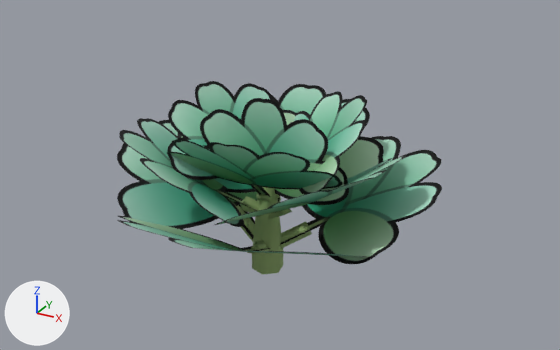
A saved change to the glTF model reference/crops/palecress.gltf.
One viewpoint serves both versions: a 50 mm camera at (0.423, -0.738, 0.479) aimed at (0.015, 0.005, 0.107). Arrows for +X, +Y and +Z are at lower left; the lights stay in place. The first picture is the older version. Vertices at exactly the same position are counted once.

Objects in the first picture: 'bark', 'leaves'.
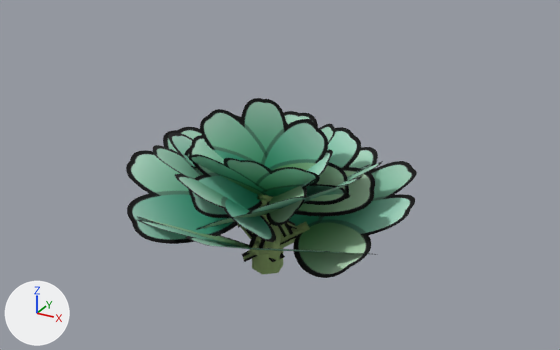
Changed parts and their boxes (x1, y1, x2, y2) in the pictures (560 x 350 px):
'leaves', reshaped (10% narrower)
    before: (117, 81, 442, 264)
    after: (126, 98, 417, 278)
part 1 of me_leaves, added (green)
    after: (242, 147, 417, 278)
part 2 of me_leaves, added
    after: (137, 217, 378, 255)
part 3 of me_leaves, added (green)
    after: (126, 127, 285, 262)
part 4 of me_leaves, added (green)
    after: (153, 133, 298, 242)
part 5 of me_leaves, added
    after: (249, 111, 375, 248)
part 6 of me_leaves, added
    after: (196, 161, 383, 230)
part 7 of me_leaves, added
    after: (237, 119, 336, 228)
part 8 of me_leaves, added (green)
    after: (188, 154, 350, 199)
part 9 of me_leaves, added (green)
    after: (188, 115, 293, 237)
part 10 of me_leaves, deleted (green)
    before: (117, 120, 442, 264)
part 11 of me_leaves, deleted (green)
    before: (119, 84, 406, 227)
part 12 of me_leaves, deleted (green)
    before: (167, 81, 367, 196)

Patch to the scene script:
```diff
--- a/reference/crops/palecress.gltf.py
+++ b/reference/crops/palecress.gltf.py
@@ me_leaves @@
-me_leaves.from_pydata(...)  # 84 vertices, 80 faces; spans x -0.291..0.295, y -0.278..0.281, z 0.008..0.247
+me_leaves.from_pydata(...)  # 90 vertices, 80 faces; spans x -0.272..0.272, y -0.241..0.261, z -0.009..0.247
+# me_leaves part 1: the loose piece of 9 vertices spanning x -0.101..0.107, y -0.042..0.005, z 0.036..0.247 is copied, and the copy is multiplied about its middle by the matrix ((0.823, 0.575, 1.004), (-1.136, 0.165, 0.836), (0.222, -1.288, 0.556)), then moved by (0.071, 0.08, -0.064); it spans x -0.124..0.272, y -0.139..0.261, z -0.005..0.144
+# me_leaves part 2: the loose piece of 9 vertices spanning x -0.101..0.107, y -0.042..0.005, z 0.036..0.247 is copied, and the copy is multiplied about its middle by the matrix ((-1.396, -0.139, 0.22), (-0.139, -0.613, -1.273), (0.22, -1.273, 0.589)), then moved by (0.012, -0.068, -0.064); it spans x -0.154..0.184, y -0.241..0.07, z -0.009..0.147
+# me_leaves part 3: the loose piece of 9 vertices spanning x -0.101..0.107, y -0.042..0.005, z 0.036..0.247 is copied, and the copy is multiplied about its middle by the matrix ((0.579, -0.468, -1.209), (1.278, 0.43, 0.445), (0.219, -1.27, 0.597)), then moved by (-0.101, 0.054, -0.056); it spans x -0.272..0.078, y -0.149..0.221, z -0.002..0.156
+# me_leaves part 4: the loose piece of 9 vertices spanning x -0.101..0.107, y -0.042..0.005, z 0.036..0.247 is copied, and the copy is multiplied about its middle by the matrix ((-0.681, -0.606, -0.795), (0.984, -0.237, -0.663), (0.176, -1.02, 0.626)), then moved by (-0.05, -0.021, -0.024); it spans x -0.208..0.115, y -0.203..0.125, z 0.032..0.189
+# me_leaves part 5: the loose piece of 9 vertices spanning x -0.101..0.107, y -0.042..0.005, z 0.036..0.247 is copied, and the copy is multiplied about its middle by the matrix ((1.193, 0.097, -0.176), (0.097, 0.647, 1.018), (0.176, -1.018, 0.63)), then moved by (-0.013, 0.073, -0.027); it spans x -0.152..0.133, y -0.07..0.178, z 0.028..0.186
+# me_leaves part 6: the loose piece of 9 vertices spanning x -0.101..0.107, y -0.042..0.005, z 0.036..0.247 is copied, and the copy is multiplied about its middle by the matrix ((-0.505, 0.471, 0.994), (-1.085, -0.393, -0.366), (0.18, -1.043, 0.586)), then moved by (0.059, -0.004, -0.025); it spans x -0.083..0.206, y -0.179..0.133, z 0.035..0.184
+# me_leaves part 7: the loose piece of 9 vertices spanning x -0.101..0.107, y -0.042..0.005, z 0.036..0.247 is copied, and the copy is multiplied about its middle by the matrix ((0.543, 0.618, 0.568), (-0.83, 0.294, 0.473), (0.126, -0.729, 0.673)), then moved by (0.019, 0.037, -0.015); it spans x -0.102..0.145, y -0.109..0.145, z 0.041..0.201
+# me_leaves part 8: the loose piece of 9 vertices spanning x -0.101..0.107, y -0.042..0.005, z 0.036..0.247 is copied, and the copy is multiplied about its middle by the matrix ((-0.99, -0.059, 0.129), (-0.059, -0.66, -0.749), (0.129, -0.749, 0.649)), then moved by (0.002, -0.011, -0.016); it spans x -0.111..0.121, y -0.122..0.063, z 0.043..0.198
+# me_leaves part 9: the loose piece of 9 vertices spanning x -0.101..0.107, y -0.042..0.005, z 0.036..0.247 is copied, and the copy is multiplied about its middle by the matrix ((0.446, -0.556, -0.701), (0.886, 0.386, 0.258), (0.127, -0.736, 0.665)), then moved by (-0.029, 0.028, -0.018); it spans x -0.131..0.081, y -0.115..0.133, z 0.04..0.198
+# me_leaves part 10: the loose piece of 25 vertices spanning x -0.291..0.295, y -0.278..0.281, z 0.008..0.165 is deleted
+# me_leaves part 11: the loose piece of 25 vertices spanning x -0.236..0.238, y -0.226..0.219, z 0.054..0.212 is deleted
+# me_leaves part 12: the loose piece of 25 vertices spanning x -0.167..0.173, y -0.159..0.169, z 0.075..0.234 is deleted
 me_leaves.materials.append(mat_leaves)
```
